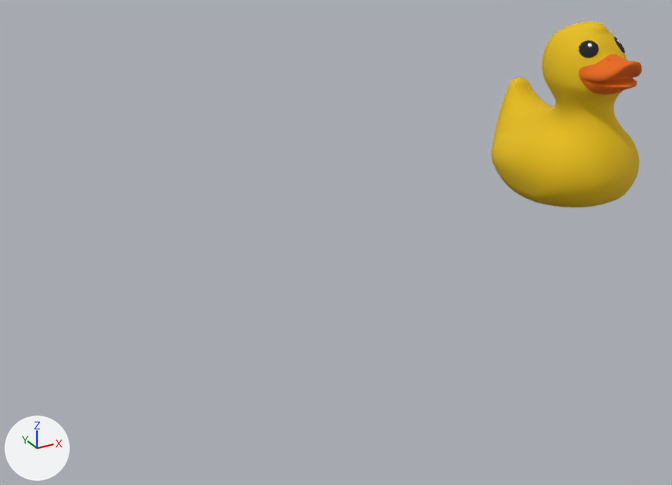
The glTF model data/rubber_duck/scene.gltf: old version first, new version second.
Before and after are seen from a 50 mm lens placed at (-3.76, -4.03, 2.01), pointed at (-1.51, 0.07, -0.04). Lighting does not change. The marker at lower left points along +X, +Y and +Z. The first picture is the older version. Where no turn or scale is listed for an object, it has been applied to the vertices.
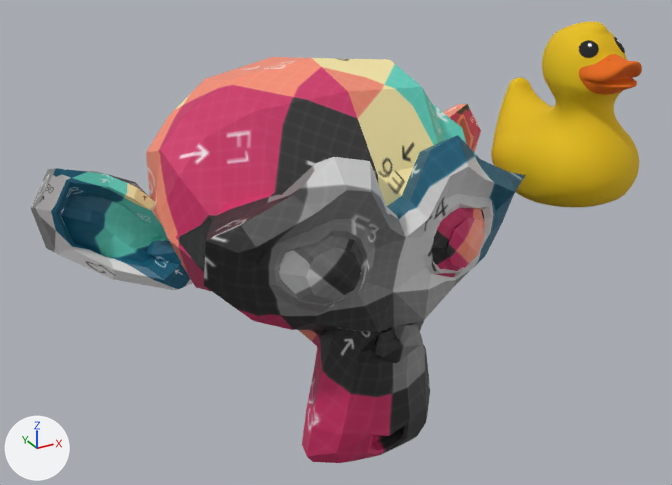
The change, as a list of edits to the scene's bpy script:
```text
Add img_uv:
    img_uv = load_image('UV', 'UV.png', 512, 512, 'sRGB')
Add mat_material_001:
    mat_material_001 = principled_material('Material.001')
    mat_material_001.texture = img_uv
Add me_suzanne:
    me_suzanne.from_pydata(...)  # 505 vertices, 968 faces; spans x -1.37..1.37, y -0.85..0.85, z -0.98..0.98
    me_suzanne.materials.append(mat_material_001)  # picture img_uv
Add ob_suzanne:
    ob_suzanne = bpy.data.objects.new('Suzanne', me_suzanne)
    ob_suzanne.location = (-1.638, 0.0, 0.0)
```

Boxes (x1, y1, x2, y2) around the edits, measured in the pictures (672 x 485 px):
'Suzanne', added
    after: (31, 57, 526, 463)
